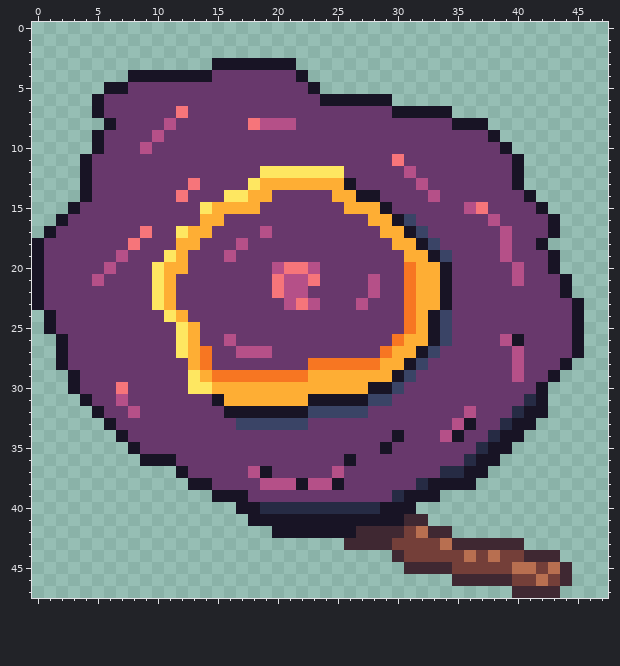
A pixel-art file gets an edit: assets/player.aseprite. The first picture shows the starting point.
48x48 pixels, 1 frame.
Once edited:
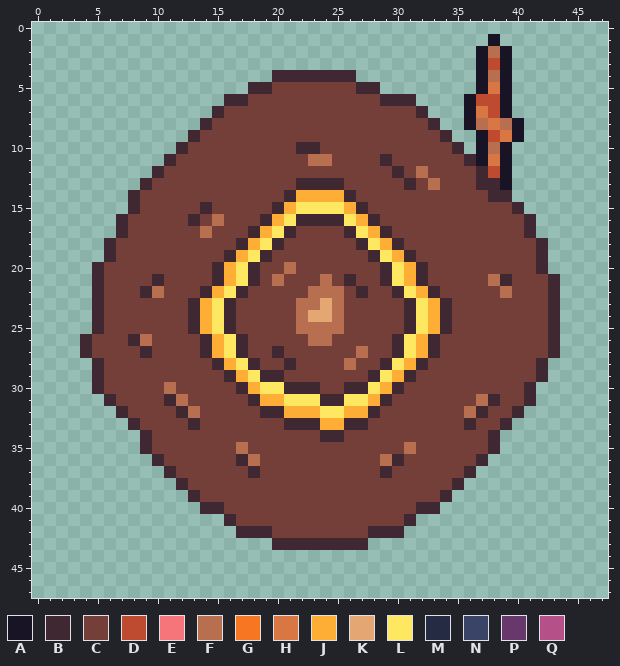
Palette (. is transparent): A #181425  B #3f2832  C #743f39  D #be4a2f  E #f6757a  F #b86f50  G #f77622  H #d87644  J #feae34  K #e4a672  L #fee761  M #262b44  N #3a4466  P #68386c  Q #b55088
Diff:
Changed rows in their new state; - is an unchanged pixel.
first column x 0:
 1 --------------------------------------A-------
 2 -------------------------------------AFA------
 3 ---------------.......---------------ADA------
 4 --------............BBBBBBB----------AFA------
 5 ------............BBCCCCCCCBB--------AHA------
 6 -----...........BBCCCCCCCCCCCBBB----ADDA------
 7 -----..........BCCCCCCCCCCCCCCCCB..-AHDA------
 8 ------........BCCCCCCCCCCCCCCCCCCB..-FHFA-----
 9 -----........BCCCCCCCCCCCCCCCCCCCCB..ADHA-----
10 -----.......BCCCCCCCCCBBCCCCCCCCCCCB.AF-------
11 ----.......BCCCCCCCCCCCFFCCCCBCCCCCCBAHA.-----
12 ----......BCCCCCCCCCCCCCCCCCCCBCFCCCCBDA.-----
13 ----.....BCCCCCCCCCCCCBBBBCCCCCBCFCCCBBA.-----
14 ----....BCCCCCCCCCCCCBJJJ-BCCCCCCCCCCCBB..----
15 ---.....BCCCCCBCCCCCBJLLLL-BCCCCCCCCCCCCB..---
16 --.....BCCCCCBCFCCCBJLBBBBLJBCCCCCCCCCCCCB..--
17 -......BCCCCCCFCCCBJLBCCCCBLJBCCCCCCCCCCCB..--
18 ......BCCCCCCCCCCBJLBCCCCCCBLJBCCCCCCCCCCCB---
19 ......BCCCCCCCCCBJLBCCCCCCCCBLJBCCCCCCCCCCB.--
20 .....BCCCCCCCCCBJLBCCFCCCCCCCBLJBCCCCCCCCCB.--
21 .....BCCCCBCCCCBJLBCFCCCFCBCCBLJBCCCCCFBCCCB.-
22 .....BCCCBFCCCBJLBCCCCCFFFCBCCBL-BCCCCCFCCCB.-
23 .....BCCCCCCCBJLBCCCCCFFKFCCCCCBL-BCCCCCCCCB..
24 -....BCCCCCCCBJLBCCCCCFKKFCCCCCBLJBCCCCCCCCB..
25 -....BCCCCCCCBJLBCCCCCFFFFCCCCCBLJBCCCCCCCCB..
26 --..BCCCBFCCCCBJLBCCCCCFFCCCCCBL-BCCCCCCCCCB..
27 --..BCCCCBCCCCBJLBCCBCCCCCCFCCBLJBCCCCCCCCCB..
28 --...BCCCCCCCCCBJLBCCBCCCCFCCBLJBCCCCCCCCCB..-
29 ---..BCCCCCCCCCCBJLBBCCCCCCCBLJBCCCCCCCCCCB.--
30 ---..BCCCCCFCCCCCB-LLBBBCCBBLJBCCCCCCCCCCB.---
31 ----..BCCCCBFCCCCCB--LLLBBLLJBCCCCCCCFBCCB.---
32 -----..BCCCCBFCCCCCBBJJJLLJJBCCCCCCCFBCCB..---
33 ------..BCCCCBCCCCCCCBBBJJBBCCCCCCCCBCCB..----
34 -------..BCCCCCCCCCCCCCCBBCCCCCCCCCCCCB..-----
35 --------.BCCCCCCCFCCCCCCCCCCCCCFCCCCCCB.------
36 ---------.BCCCCCCBFCCCCCCCCCCFBCCCCCCB.-------
37 -----------BCCCCCCBCCCCCCCCCCBCCCCCCB.--------
38 ------------BCCCCCCCCCCCCCCCCCCCCCCB.---------
39 -------------BCCCCCCCCCCCCCCCCCCCCB-----------
40 --------------BBCCCCCCCCCCCCCCCCBB------------
41 ----------------BCCCCCCCCCCCCCC-.-------------
42 -----------------BBBCCCCCCCC---....-----------
43 --------------------BBBBBB--.............-----
44 ------------------------------..............--
45 -------------------------------..............-
46 -----------------------------------..........-
47 ----------------------------------------....--
